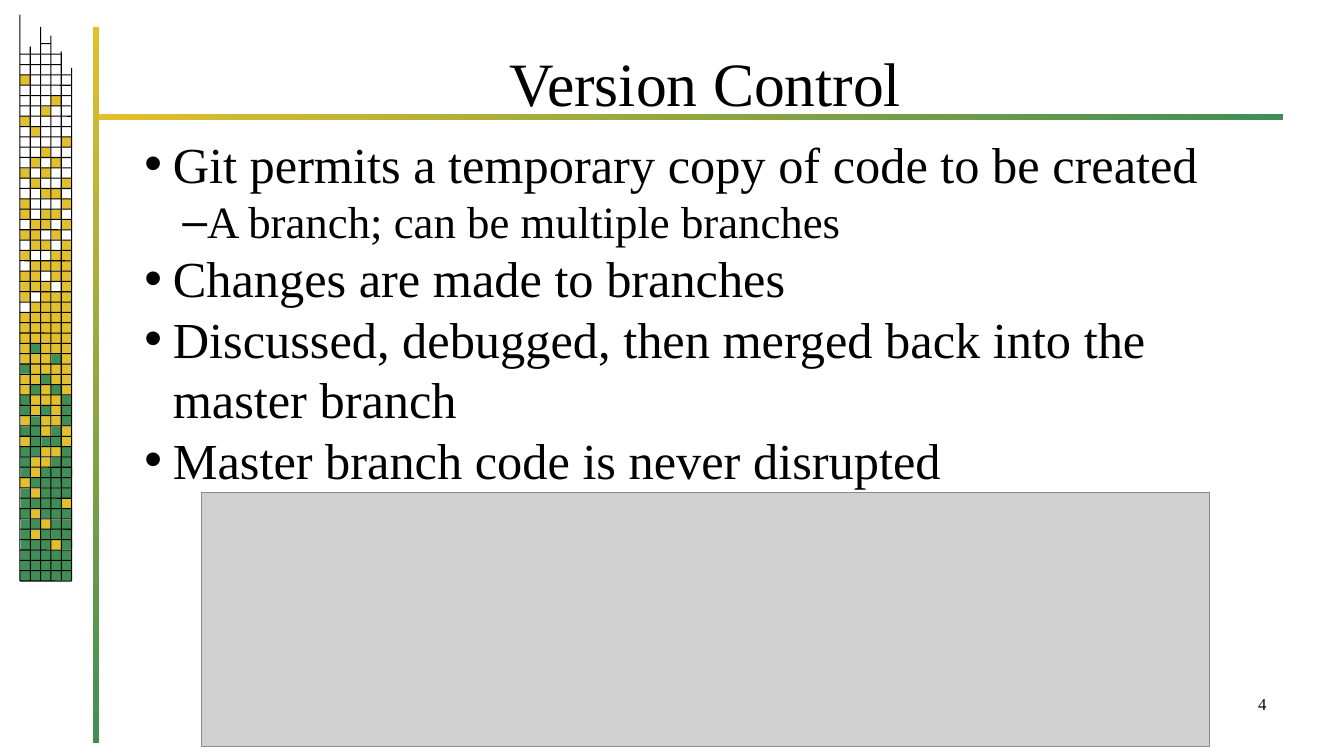
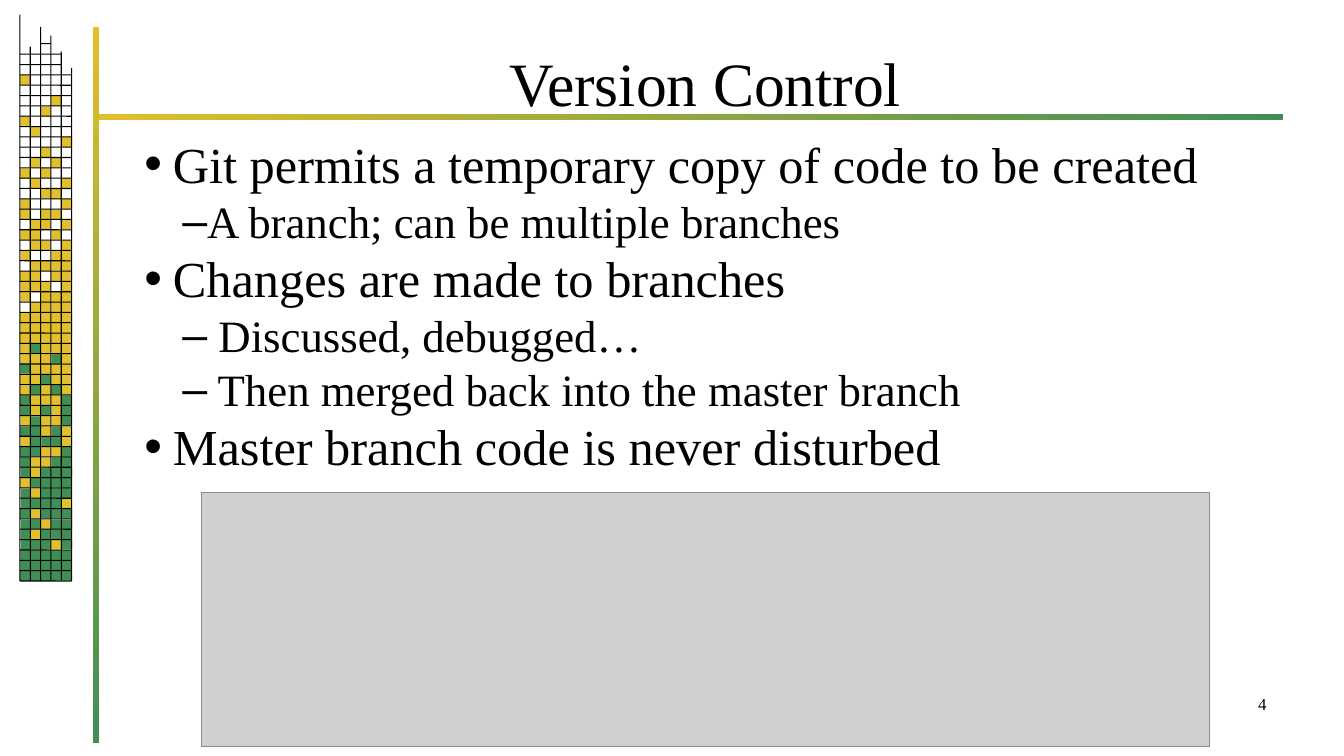
Before and after one commit to jrb28/git, a slide deck: slide 4 of 26bGit.pptx. Drawn at 1344x756 pixels with LibreOffice and Linux fonts; fonts in the diff are those of the drawing; grey boxes stand for pictures; background and template pictures are left out. Boxes give left, top, right and bottom in pixels: in the first picture for what was removed or moved away, otherwise in the second. Text is boxed around its words. In the diff, an @@ line names an element or a change of style, - is before the commit and + after.

```diff
--- a/26bGit.pptx
+++ b/26bGit.pptx
@@ text at [173, 321, 961, 466]: text changed; size 36 to 32 pt @@
-• Discussed, debugged, then merged back into the master branch
-• Master branch code is never disrupted
+  – Discussed, debugged…
+  – Then merged back into the master branch
+• Master branch code is never disturbed
```
Also in this commit, not shown: 22 other slides changed, 1 other file.
